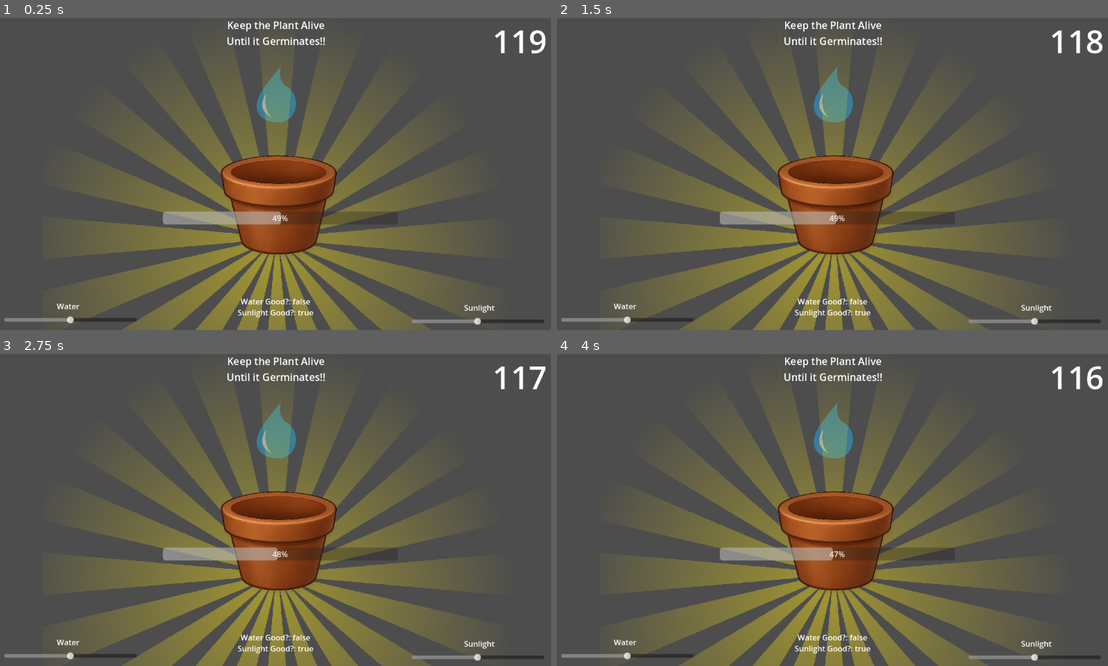
Above: before the commit, frames 1-4 (two rows, left to right).
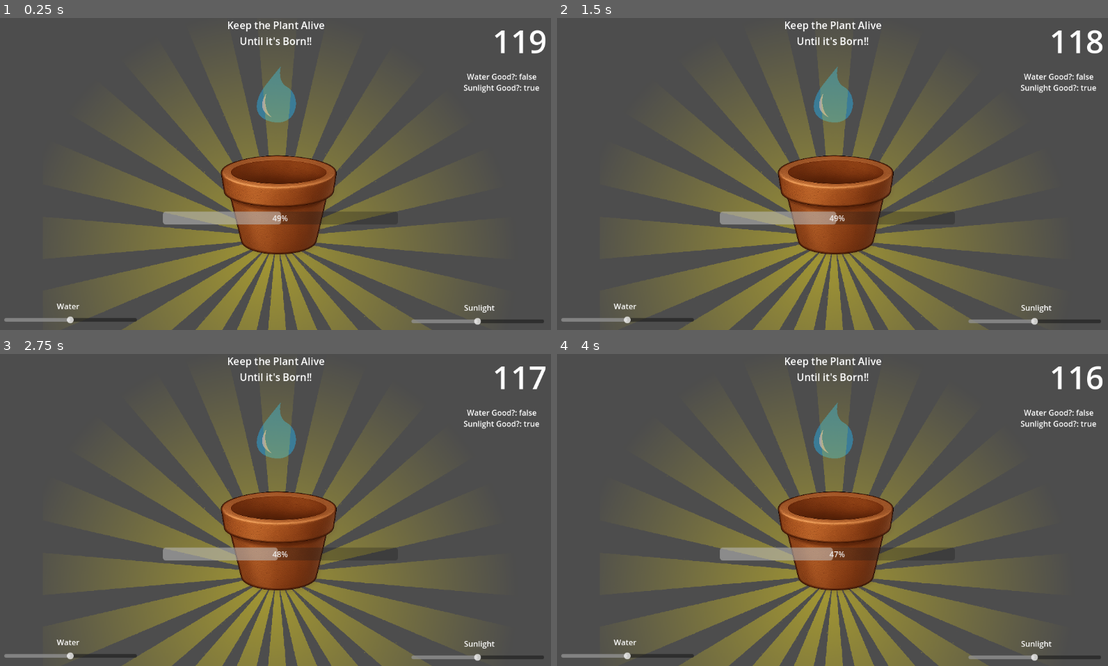
Above: after the commit, the same moments.

Repository: fubblea/seed
Game: Godot game, scene res://Scenes/plant_view.tscn
The game is run twice, just before and just after one commit, with the same random seed, the same clock (stepped at 60 frames per second) and the same inputs.
Inputs:
- Up to frame 1 (0.25 s): no input
- Up to frame 2 (1.5 s): tap Enter at 0.5 s; tap Space at 1.25 s
- Up to frame 3 (2.75 s): tap Enter at 2 s
- Up to frame 4 (4 s): tap Space at 2.75 s; tap Enter at 3.5 s

The runs differ from the first frame. In frame 1, 0.8% of the frame differs, in the area x 41-98%, y 6-96%; in frame 2, 0.8%; in frame 3, 0.8%; in frame 4, 0.8%.

Commit message:
Some tuning

Diff:
--- a/Common/GameState.gd
+++ b/Common/GameState.gd
@@ -55,10 +55,11 @@
 	if plant_growth > 100:
 		game_timer.stop()
 
-		main_ui.final_text.text = "WON!!!"
+		main_ui.final_text.text = "YOU WIN!!!"
 		main_ui.final_text.visible = true
 
 		plant.animated_sprite.play("grown")
+		end_game_timer.start()
 		return
 
 	if game_timer.time_left <= 0:
--- a/Scenes/plant_view.tscn
+++ b/Scenes/plant_view.tscn
@@ -13,7 +13,7 @@
 metadata/_custom_type_script = "uid://dxsri6afl3qpk"
 
 [node name="GameTimer" type="Timer" parent="GameState"]
-wait_time = 3.0
+wait_time = 120.0
 one_shot = true
 
 [node name="NewIdealTimer" type="Timer" parent="GameState"]
@@ -21,6 +21,8 @@
 one_shot = true
 
 [node name="EndGameTimer" type="Timer" parent="GameState"]
+wait_time = 3.0
+one_shot = true
 
 [node name="MainUI" parent="." instance=ExtResource("1_22j6o")]
 
--- a/UI/main_ui.tscn
+++ b/UI/main_ui.tscn
@@ -15,7 +15,7 @@
 grow_horizontal = 2
 theme_override_font_sizes/font_size = 21
 text = "Keep the Plant Alive
-Until it Germinates!!"
+Until it's Born!!"
 horizontal_alignment = 1
 
 [node name="Sunlight" type="Control" parent="."]
@@ -88,11 +88,13 @@
 anchor_top = 1.0
 anchor_right = 0.5
 anchor_bottom = 1.0
-offset_left = -149.0
-offset_top = -96.0
-offset_right = 149.0
+offset_left = 367.0
+offset_top = -563.0
+offset_right = 570.0
+offset_bottom = -467.0
 grow_horizontal = 2
 grow_vertical = 0
+text = "Testing 12"
 horizontal_alignment = 1
 vertical_alignment = 1
 
